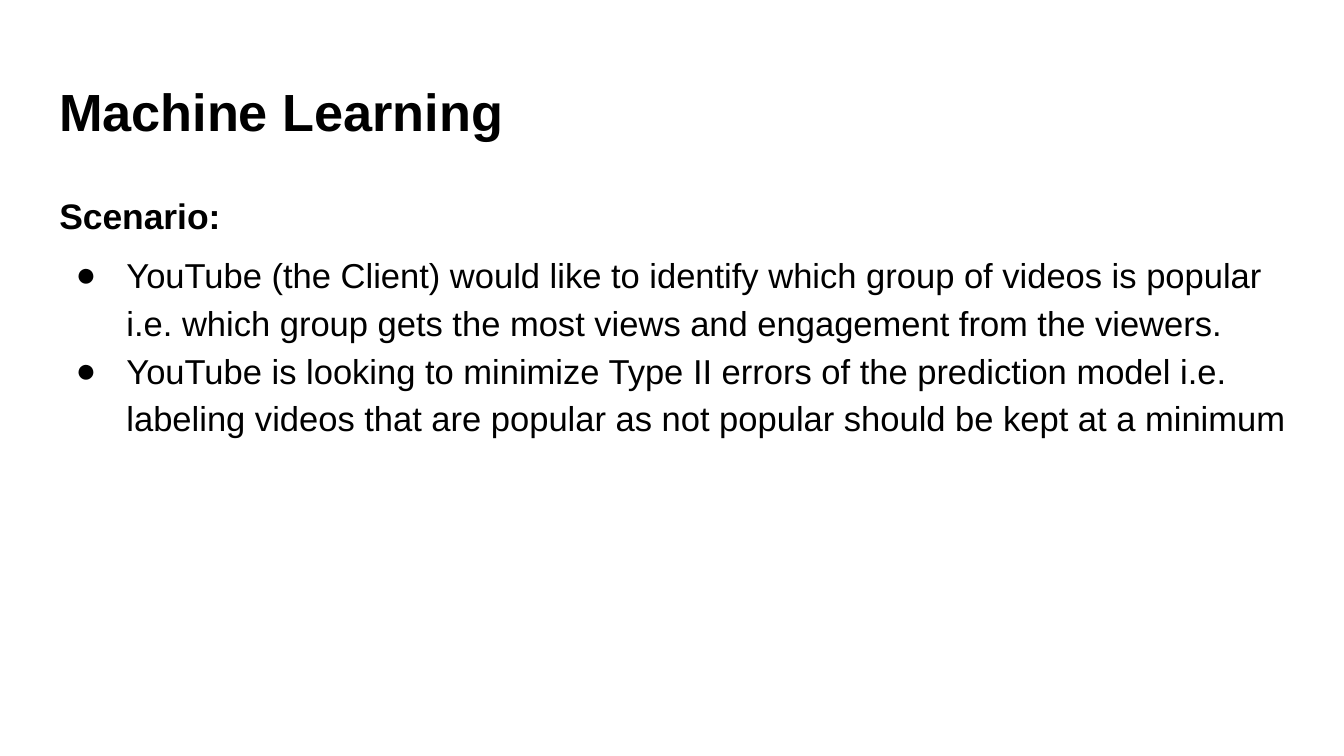
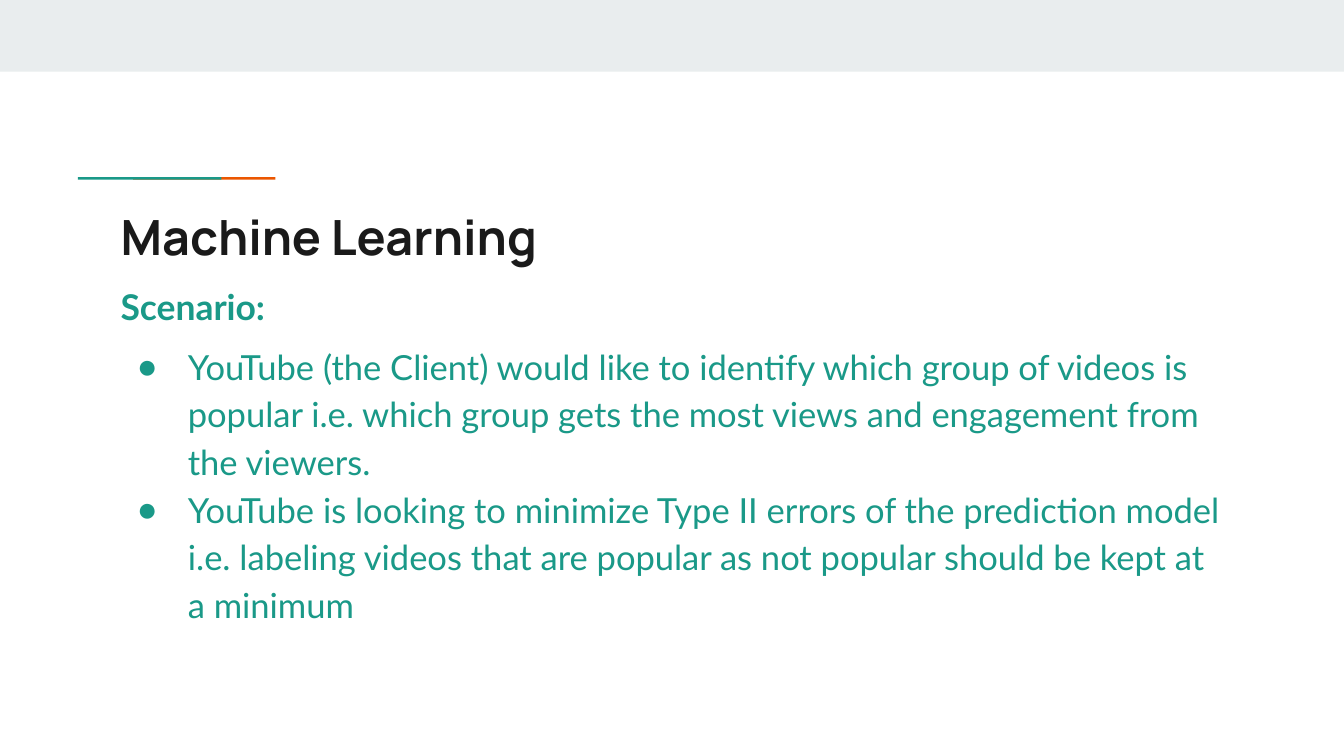
Before and after one commit to fariha23/YouTube_Data_Analysis_Video_Categories, a slide deck: slide 19 of Capstone1_Final_Report_Pres/Predicting Popularity of YouTube Videos - Presentation.pptx. Drawn at 1344x756 pixels with LibreOffice and Linux fonts; fonts in the diff are those of the drawing. Boxes give left, top, right and bottom in pixels: in the first picture for what was removed or moved away, otherwise in the second. Text is boxed around its words. In the diff, an @@ line names an element or a change of style, - is before the commit and + after.

Commit message:
Presentation theme changed

```diff
--- a/Capstone1_Final_Report_Pres/Predicting Popularity of YouTube Videos - Presentation.pptx
+++ b/Capstone1_Final_Report_Pres/Predicting Popularity of YouTube Videos - Presentation.pptx
@@ rectangle added at (0, 0, 1344, 71), fill #E9EDEE @@
@@ rectangle added at (122, 175, 177, 181), fill #1A9988 @@
@@ rectangle added at (176, 175, 231, 181), fill #EB5600 @@
@@ title "Machine Learning": place and size @@
-title "Machine Learning" at (59, 93, 503, 141)
+title "Machine Learning" at (121, 219, 537, 268)
@@ title "Machine Learning" at (121, 219, 537, 268): size 28 to 26 pt, font Arial to Manrope, text colour #000000 to #1A1A1A @@
@@ text "Scenario:": place and size @@
-text "Scenario:" at (59, 203, 1285, 439)
+text "Scenario:" at (121, 293, 1220, 577)
@@ text "Scenario:" at (121, 293, 1220, 577): font Arial to Lato, text colour #000000 to #1A9988; bullet colour #000000 to #1A9988 @@
```
Also in this commit, not shown: 23 other slides changed, 1 other file.
